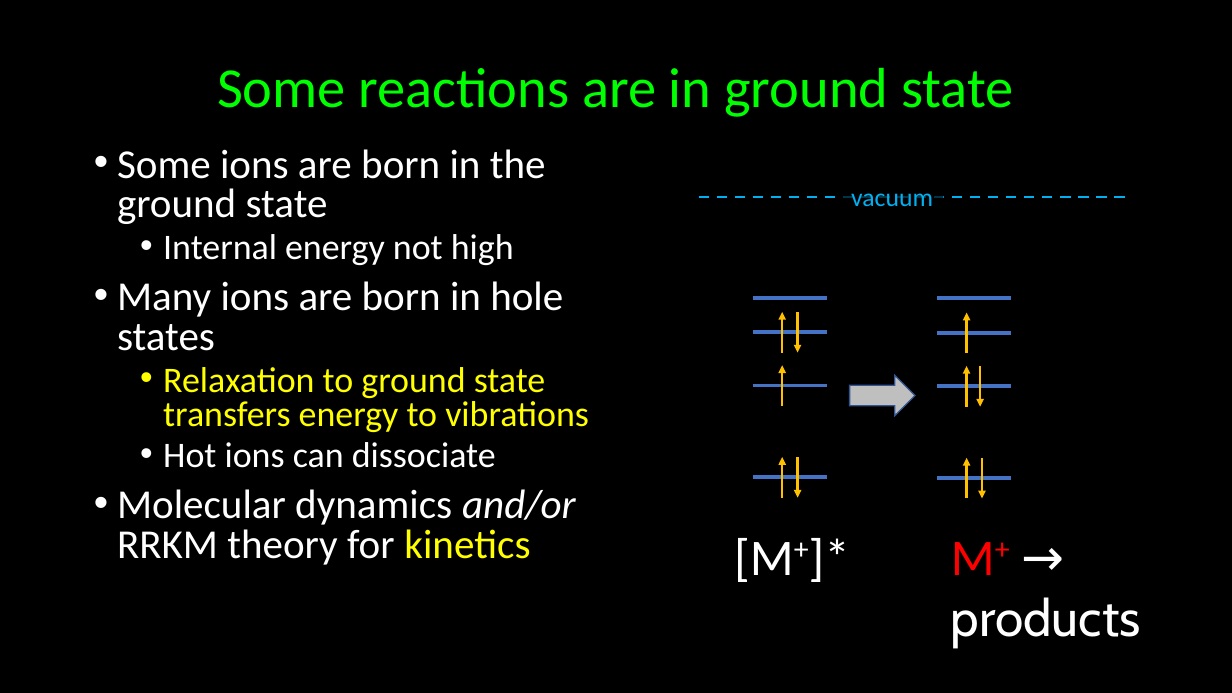
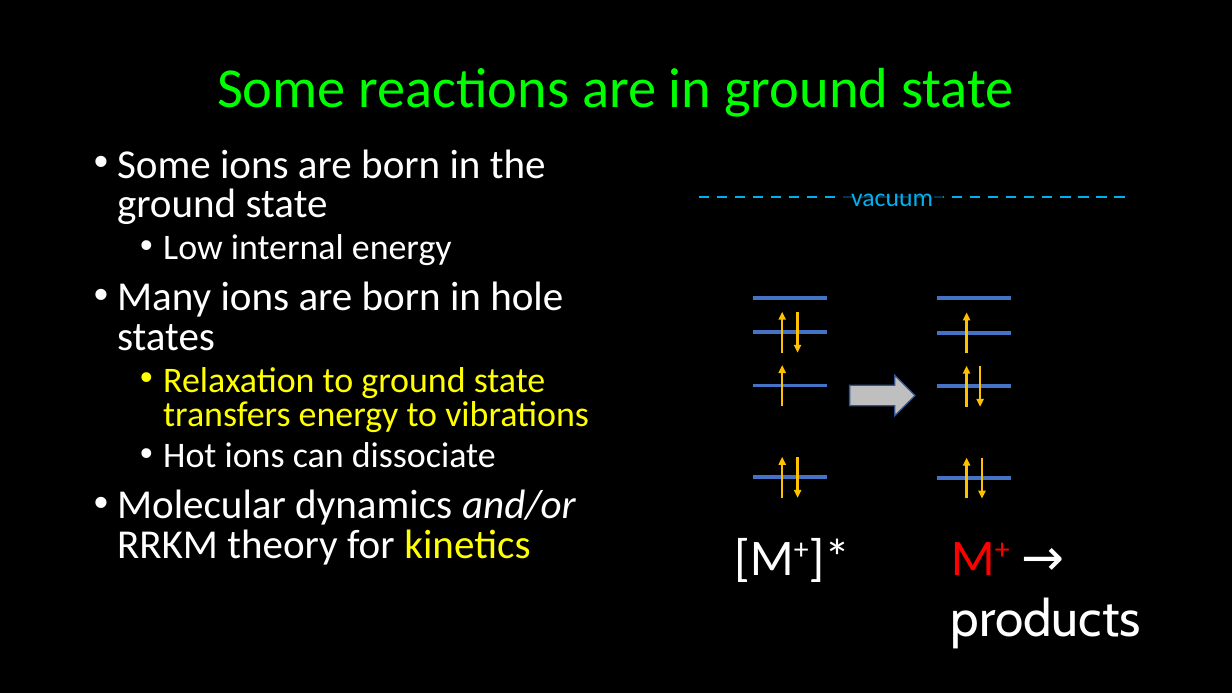
Before and after one commit to kkinist/ACS_Boston_2018, a slide deck: slide 16 of ACS_Boston_2018_Irikura.pptx. Drawn at 1232x693 pixels with LibreOffice and Linux fonts; fonts in the diff are those of the drawing. Boxes give left, top, right and bottom in pixels: in the first picture for what was removed or moved away, otherwise in the second. Text is boxed around its words. In the diff, an @@ line names an element or a change of style, - is before the commit and + after.

```diff
--- a/ACS_Boston_2018_Irikura.pptx
+++ b/ACS_Boston_2018_Irikura.pptx
@@ text at [163,234,452,265]: text changed @@
-  • Internal energy not high
+  • Low internal energy
```
Also in this commit, not shown: 8 other slides changed, 1 slide added, 1 other file.
